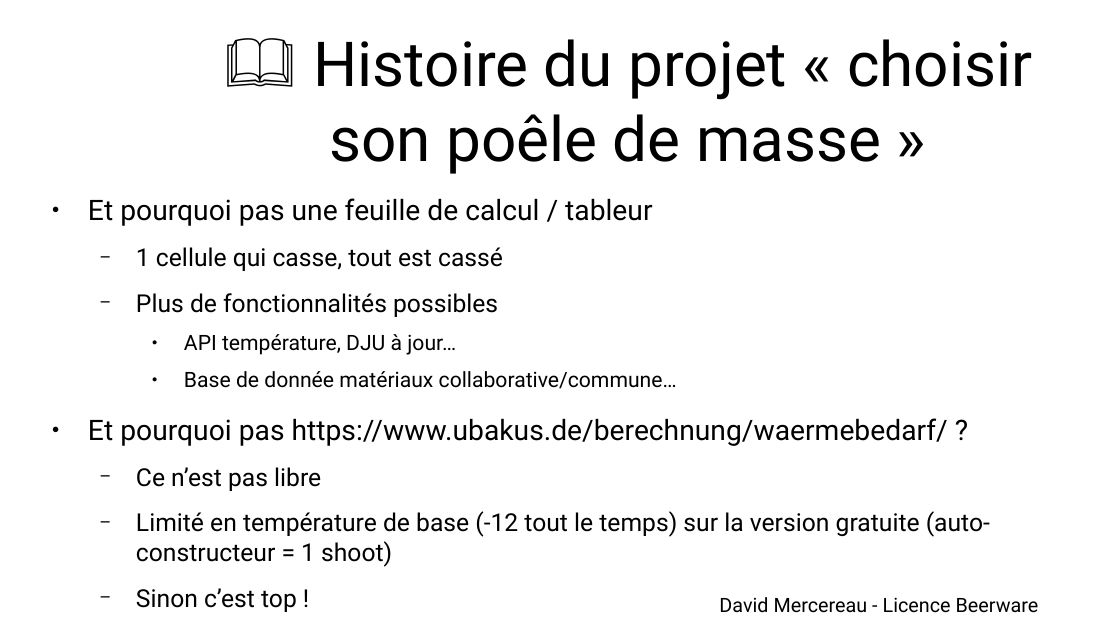
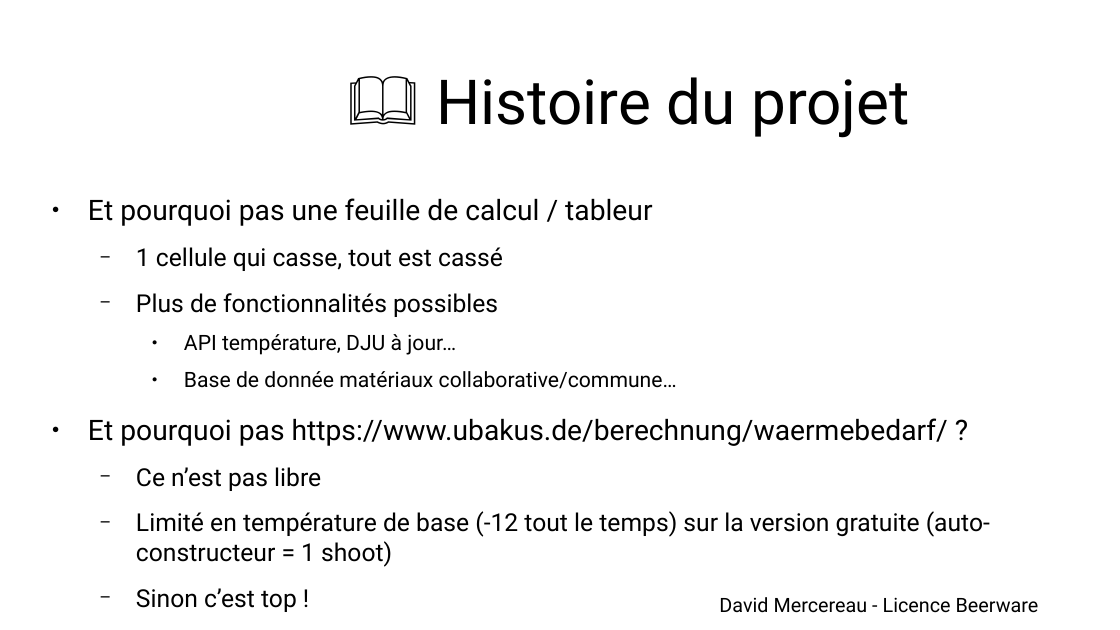
Before and after one commit to kepon85/choisirsonpdm, a slide deck: slide 3 of doc/Présentation-AFPMA-mardiFormation.odp. Drawn at 1120x630 pixels with LibreOffice and Linux fonts; fonts in the diff are those of the drawing; background and template pictures are left out. Boxes give left, top, right and bottom in pixels: in the first picture for what was removed or moved away, otherwise in the second. Text is boxed around its words. In the diff, an @@ line names an element or a change of style, - is before the commit and + after.

```diff
--- a/doc/Présentation-AFPMA-mardiFormation.odp
+++ b/doc/Présentation-AFPMA-mardiFormation.odp
@@ title at bbox=[436, 77, 910, 138]: text changed @@
-🕮 Histoire du projet « choisir son poêle de masse »
+🕮 Histoire du projet
```
Also in this commit, not shown: 12 other slides changed, 3 slides added, 2 slides removed, 2 other files.
